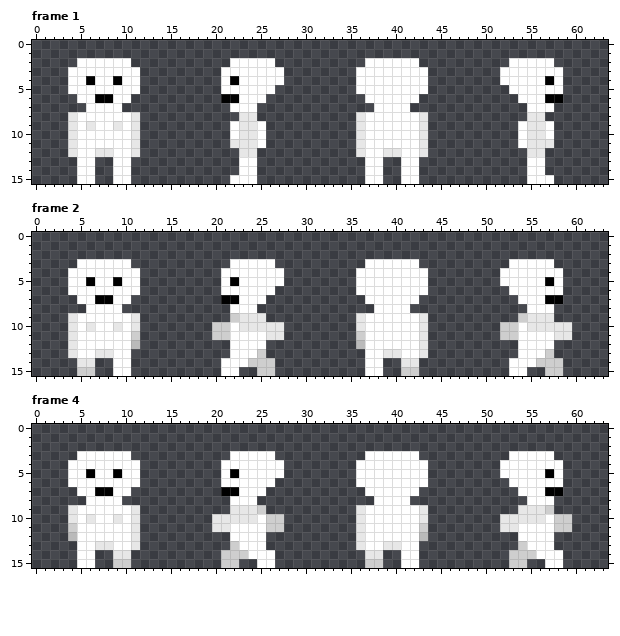
Pixel-art file -- Local/Textures/None/None.aseprite. The picture above was drawn from the file before the commit.
64x16 pixels, 4 frames. Shown: frame 1, frame 2, frame 4. The commit also changed other frames, which this record leaves out.
After:
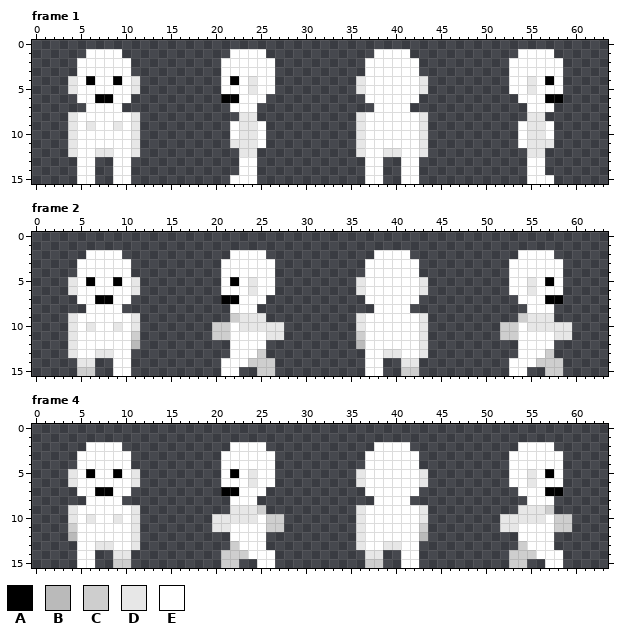
Palette (. is transparent): A #000000  B #bababa  C #cecece  D #e7e7e7  E #ffffff
The edit:
Frame 1, layer "Body":
The edit turns colour E into colour D in rows 4 to 5 at x 4, 11, 24, 36, 43 and 55.
There is now colour E in row 1 at x 6 to 9, 22 to 25, 38 to 41 and 54 to 57; in row 2 at x 21 and 58.
The author cleared colour E in row 3 at x 4, 11, 27, 36, 43 and 52; in row 4 at x 27 and 52.
Frame 2, layer "Body":
The edit turns colour E into colour D in rows 5 to 6 at x 4, 11, 24, 36, 43 and 55.
There is now colour E in row 2 at x 6 to 9, 22 to 25, 38 to 41 and 54 to 57; in row 3 at x 21 and 58.
The author cleared colour E in row 4 at x 4, 11, 27, 36, 43 and 52; in row 5 at x 27 and 52.
Frame 4, layer "Body": the same change as frame 2
